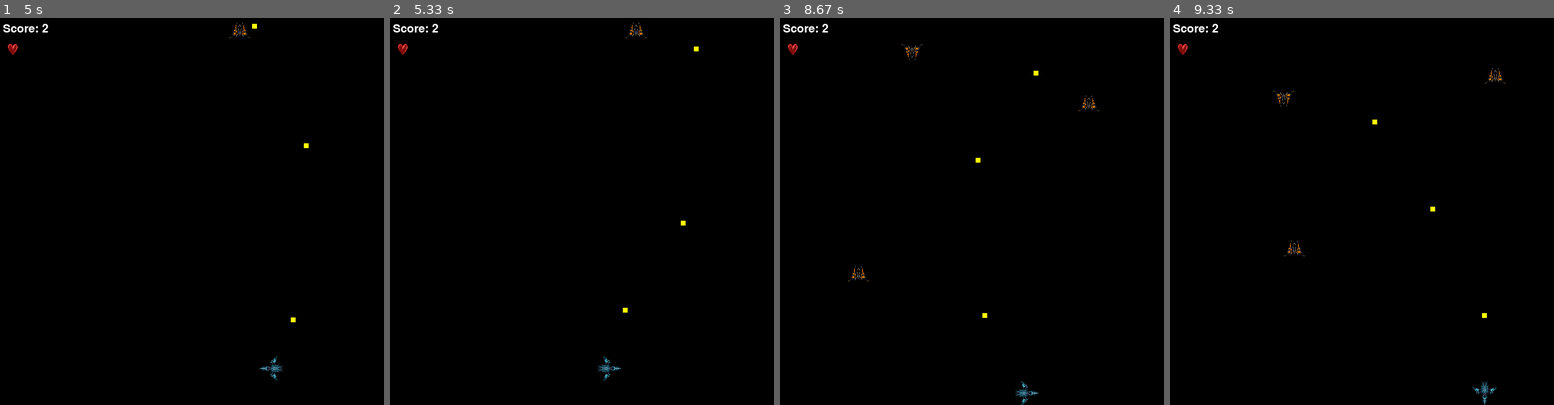
Above: before the commit, frames 1-4 (left to right).
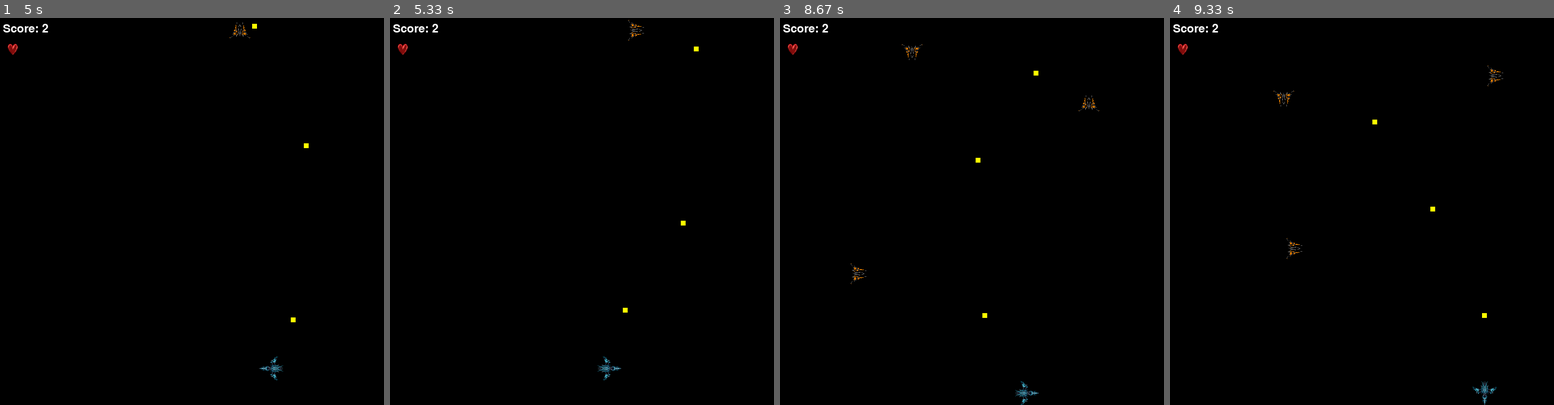
Above: after the commit, the same moments.

Repository: Equipe-Rocket-ES2024/PSA
Game: pygame game, started from main.py
The game is run twice, just before and just after one commit, with the same random seed, the same clock (stepped at 60 frames per second) and the same inputs.
Inputs:
- Up to frame 1 (5 s): tap Space at 0.33, 0.73, 1.03, 1.23, 1.57, 1.87, 2.07, 2.37, 2.63, 2.97, 3.27, 3.4, 3.8, 4.1, 4.47, 4.87 s; hold Right 0.67-1.13 s; hold Up 1.17-1.47 s; hold Right 1.5-1.97 s; hold Left 2-2.53 s; hold Down 2.57-2.87 s; hold Left 2.9-3.3 s; hold Up 3.33-3.7 s; hold Right 3.73-4.37 s; hold Down 4.4-4.77 s; hold Left from 4.8 s (still down)
- Up to frame 2 (5.33 s): tap Space at 5.17 s; release Left at 5.27 s; hold Right from 5.3 s (still down)
- Up to frame 3 (8.67 s): tap Space at 5.37, 5.67, 6.2, 6.5, 6.7, 7, 7.27, 7.6, 7.9, 8.43 s; release Right at 5.77 s; hold Right 6.13-6.6 s; hold Left 6.63-7.17 s; hold Down 7.2-7.5 s; hold Left 7.53-7.93 s; hold Right from 8.37 s (still down)
- Up to frame 4 (9.33 s): tap Space at 8.73, 9.1 s; release Right at 9 s; hold Down from 9.03 s (still down)

Frame 1 is identical in both runs. In frame 2, less than 0.1% of the frame differs, in the area x 61-67%, y 0-6%; in frame 3, less than 0.1%; in frame 4, 0.1%, in the area x 29-88%, y 12-63%.

Commit message:
movimentação melhorada

Diff:
--- a/src/entities/enemy/enemy.py
+++ b/src/entities/enemy/enemy.py
@@ -51,18 +51,32 @@
         self.update_sprite()
 
     def update_sprite(self) -> None:
-        if self._speed.x > 0:
+        if self._speed.x > 0 and self._speed.y == 0:
             self.sprite = self.sprites[0]  # direita
-        if self._speed.x < 0:
+        elif self._speed.x < 0 and self._speed.y == 0:
             self.sprite = self.sprites[1]  # esquerda
-        if self._speed.y > 0:
+        elif self._speed.y > 0 and self._speed.x == 0:
             self.sprite = self.sprites[2]  # baixo
-        if self._speed.y < 0:
+        elif self._speed.y < 0 and self._speed.x == 0:
             self.sprite = self.sprites[3]  # cima
+        elif self._speed.x > 0 and self._speed.y > 0:
+            # Movimento diagonal para baixo-direita
+            # Aqui você pode escolher um sprite que represente essa direção diagonal
+            self.sprite = self.sprites[2]  # Por exemplo, usando o sprite de movimento para baixo
+        elif self._speed.x > 0 and self._speed.y < 0:
+            # Movimento diagonal para cima-direita
+            self.sprite = self.sprites[0]  # Usando o sprite de movimento para a direita
+        elif self._speed.x < 0 and self._speed.y > 0:
+            # Movimento diagonal para baixo-esquerda
+            self.sprite = self.sprites[2]  # Usando o sprite de movimento para baixo
+        elif self._speed.x < 0 and self._speed.y < 0:
+            # Movimento diagonal para cima-esquerda
+            self.sprite = self.sprites[3]  # Usando o sprite de movimento para cima
 
         self.sprite = self.pygame_engine.scale_sprite(
             self.sprite, self.size[0], self.size[1]
         )
+
 
     def physics_process(self, delta_time: float, screen_width: int, screen_height: int) -> None:
         super().physics_process(delta_time, screen_width, screen_height)
